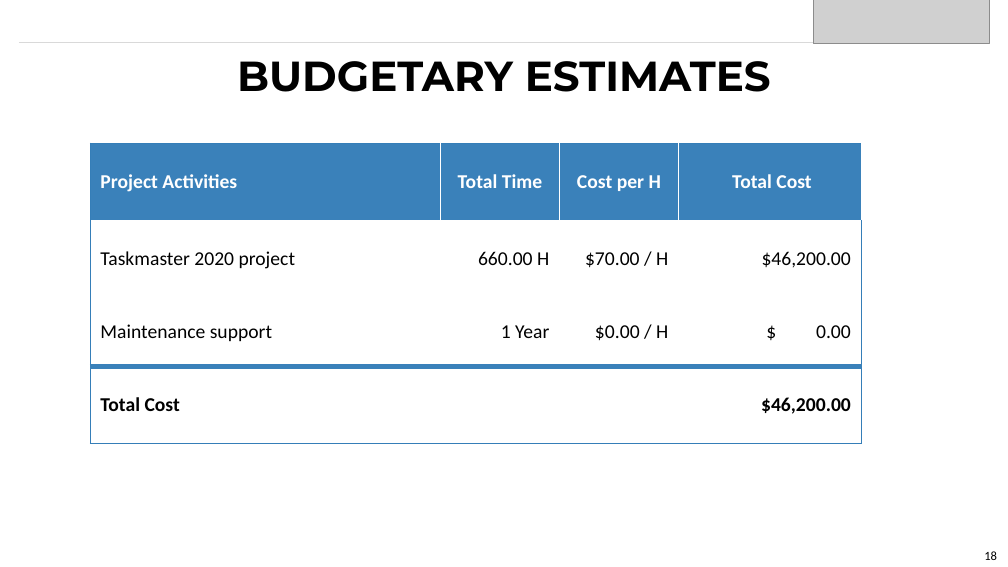
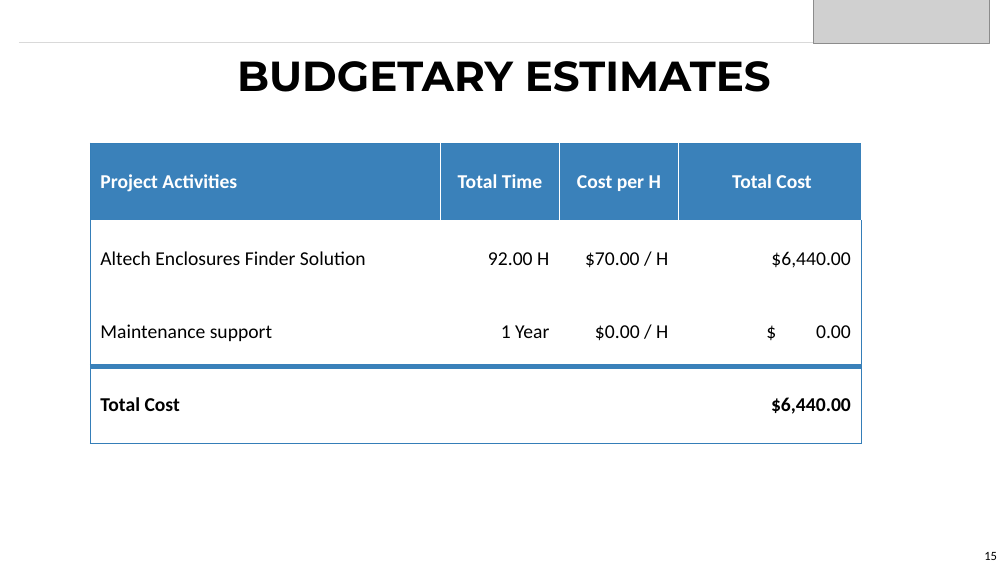
Before and after one commit to eaitbrahim/AltechEnclosures, a slide deck: slide 15 of Code Gate Proposal to Altech for Enclosures App.pptx (slide 18 before the commit). Drawn at 1008x567 pixels with LibreOffice and Linux fonts; fonts in the diff are those of the drawing; grey boxes stand for pictures. Boxes give left, top, right and bottom in pixels: in the first picture for what was removed or moved away, otherwise in the second. Text is boxed around its words. In the diff, an @@ line names an element or a change of style, - is before the commit and + after.

```diff
--- a/Code Gate Proposal to Altech for Enclosures App.pptx
+++ b/Code Gate Proposal to Altech for Enclosures App.pptx
@@ table at [91,143,861,444] @@
-row 2: Taskmaster 2020 project | 660.00 H | $70.00 / H | $46,200.00
+row 2: Altech Enclosures Finder Solution | 92.00 H | $70.00 / H | $6,440.00
-row 4, column 4: $46,200.00
+row 4, column 4: $6,440.00
@@ page number at [984,552,997,560]: text changed @@
-18
+15
```
Also in this commit, not shown: 5 other slides changed, 7 slides added, 10 slides removed.
